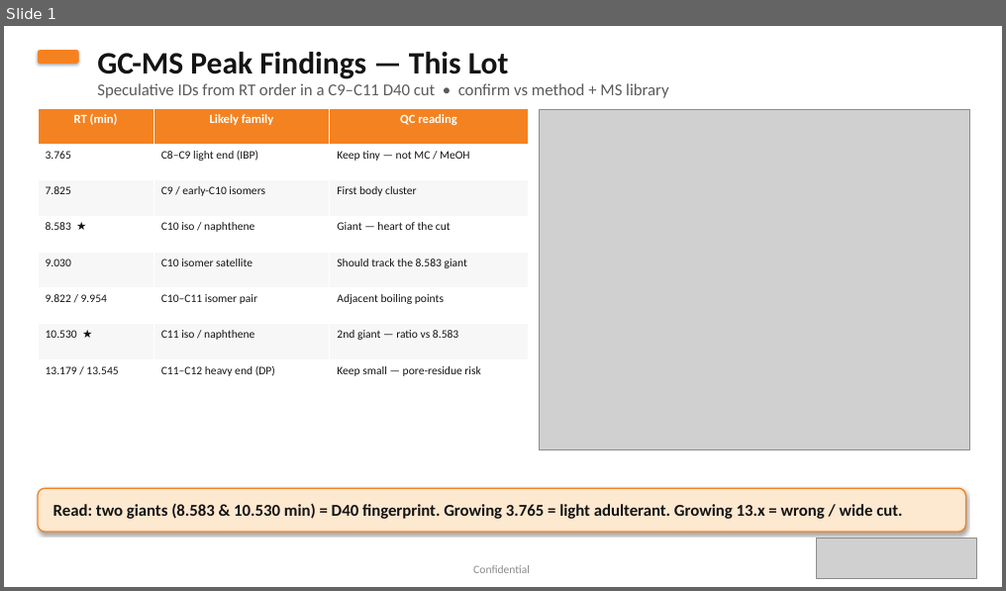
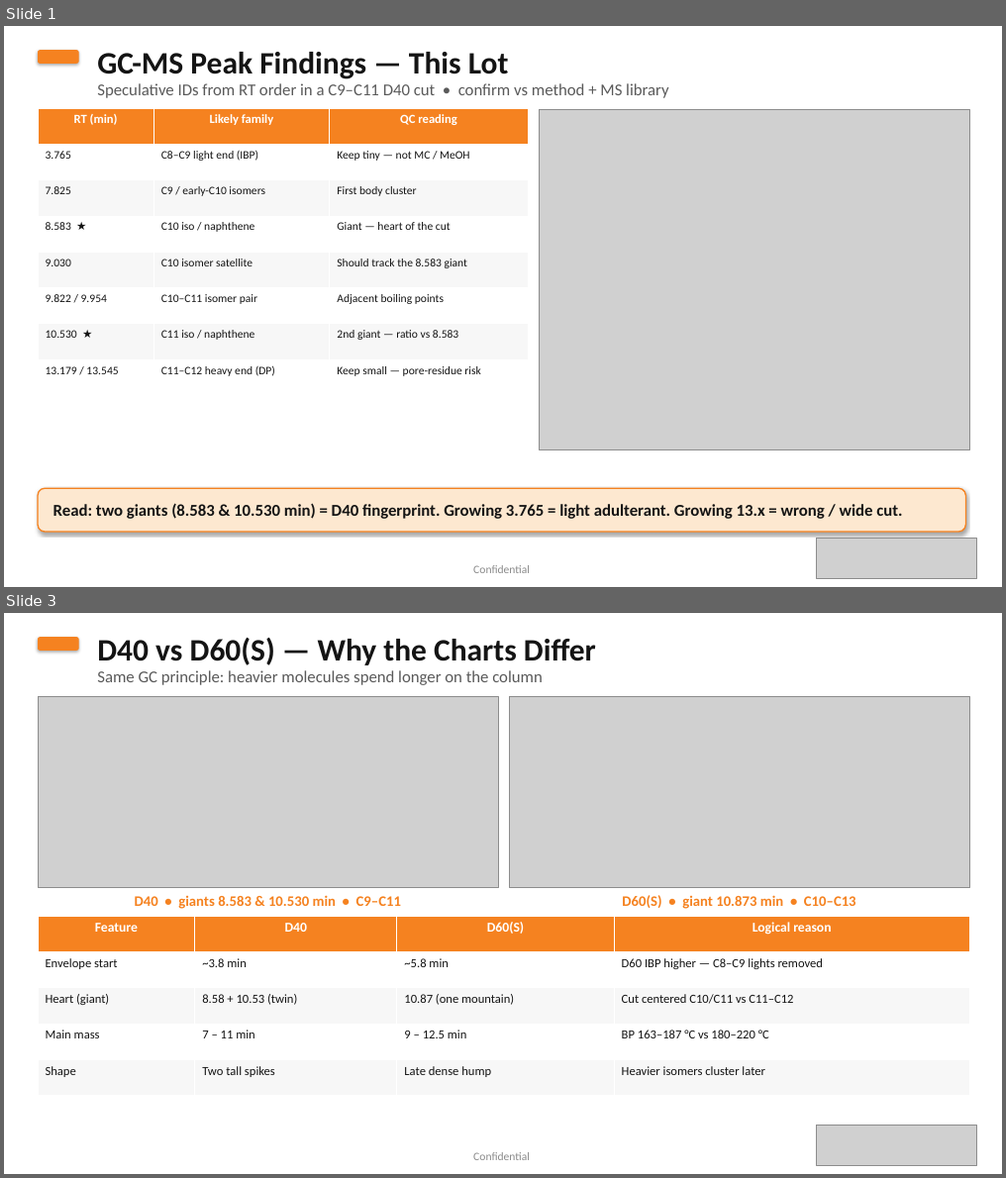
Before and after one commit to rockyforever8-sys/Machine-Learning-Project, a slide deck: presentations/Appendix_GCMS_Peak_Findings.pptx. Shown one above the other, each under a label of ours: slide 1 before the commit, slides 1 and 3 after it; the slides between them are not shown. The pictures are 1006x591 and 1006x1178 pixels, drawn with LibreOffice and Linux fonts; fonts in the diff are those of the drawing; grey boxes stand for pictures. Boxes give left, top, right and bottom in pixels: in the first picture for what was removed or moved away, otherwise in the second. Text is boxed around its words. In the diff, an @@ line names an element or a change of style, - is before the commit and + after.

```diff
--- a/presentations/Appendix_GCMS_Peak_Findings.pptx
+++ b/presentations/Appendix_GCMS_Peak_Findings.pptx
@@ slide 3 added at (x1=4, y1=613, x2=1002, y2=1174), background #FFFFFF @@
@@ rounded rectangle added at (x1=38, y1=637, x2=79, y2=651), fill #F58220 @@
@@ text added at (x1=97, y1=638, x2=596, y2=665), 30 pt, text #141414, bold @@
+D40 vs D60(S) — Why the Charts Differ
@@ text added at (x1=97, y1=670, x2=543, y2=685), 16 pt, text #5A5A5A @@
+Same GC principle: heavier molecules spend longer on the column
@@ picture added at (x1=38, y1=697, x2=498, y2=888) @@
@@ picture added at (x1=509, y1=697, x2=969, y2=888) @@
@@ text added at (x1=135, y1=895, x2=401, y2=909), 14 pt, text #F58220, bold @@
+D40 • giants 8.583 & 10.530 min • C9–C11
@@ text added at (x1=622, y1=895, x2=856, y2=909), 14 pt, text #F58220, bold @@
+D60(S) • giant 10.873 min • C10–C13
@@ table added at (x1=38, y1=916, x2=969, y2=1096), 5 rows, 4 columns @@
+Feature | D40 | D60(S) | Logical reason
+Envelope start | ~3.8 min | ~5.8 min | D60 IBP higher — C8–C9 lights removed
+Heart (giant) | 8.58 + 10.53 (twin) | 10.87 (one mountain) | Cut centered C10/C11 vs C11–C12
+Main mass | 7 – 11 min | 9 – 12.5 min | BP 163–187 °C vs 180–220 °C
+Shape | Two tall spikes | Late dense hump | Heavier isomers cluster later
@@ picture added at (x1=816, y1=1126, x2=977, y2=1165) @@
@@ text added at (x1=473, y1=1153, x2=530, y2=1160), 11 pt, text #8A8A8A @@
+Confidential
```
Also in this commit, not shown: 1 other slide added, 4 other files.
